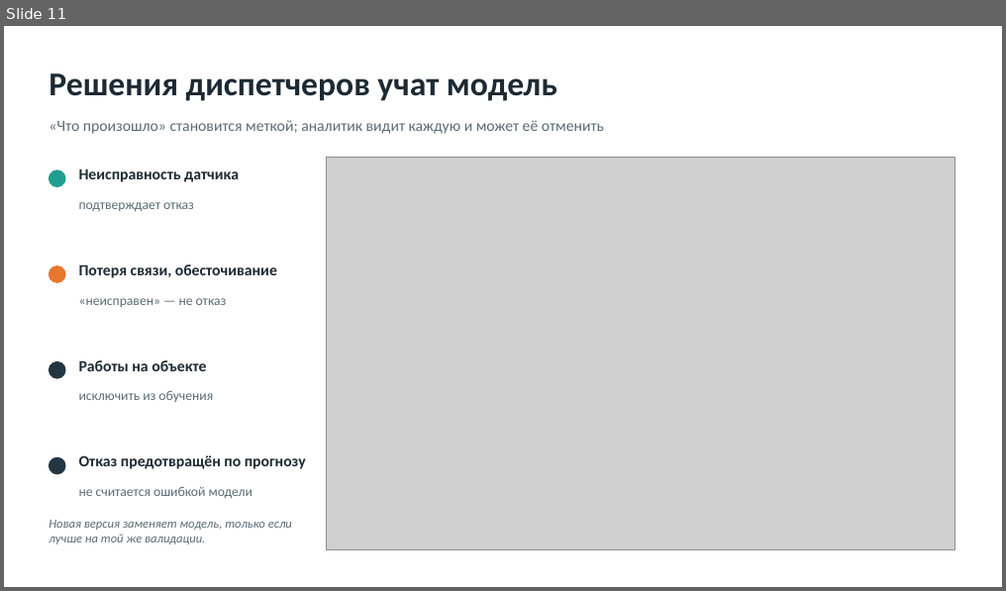
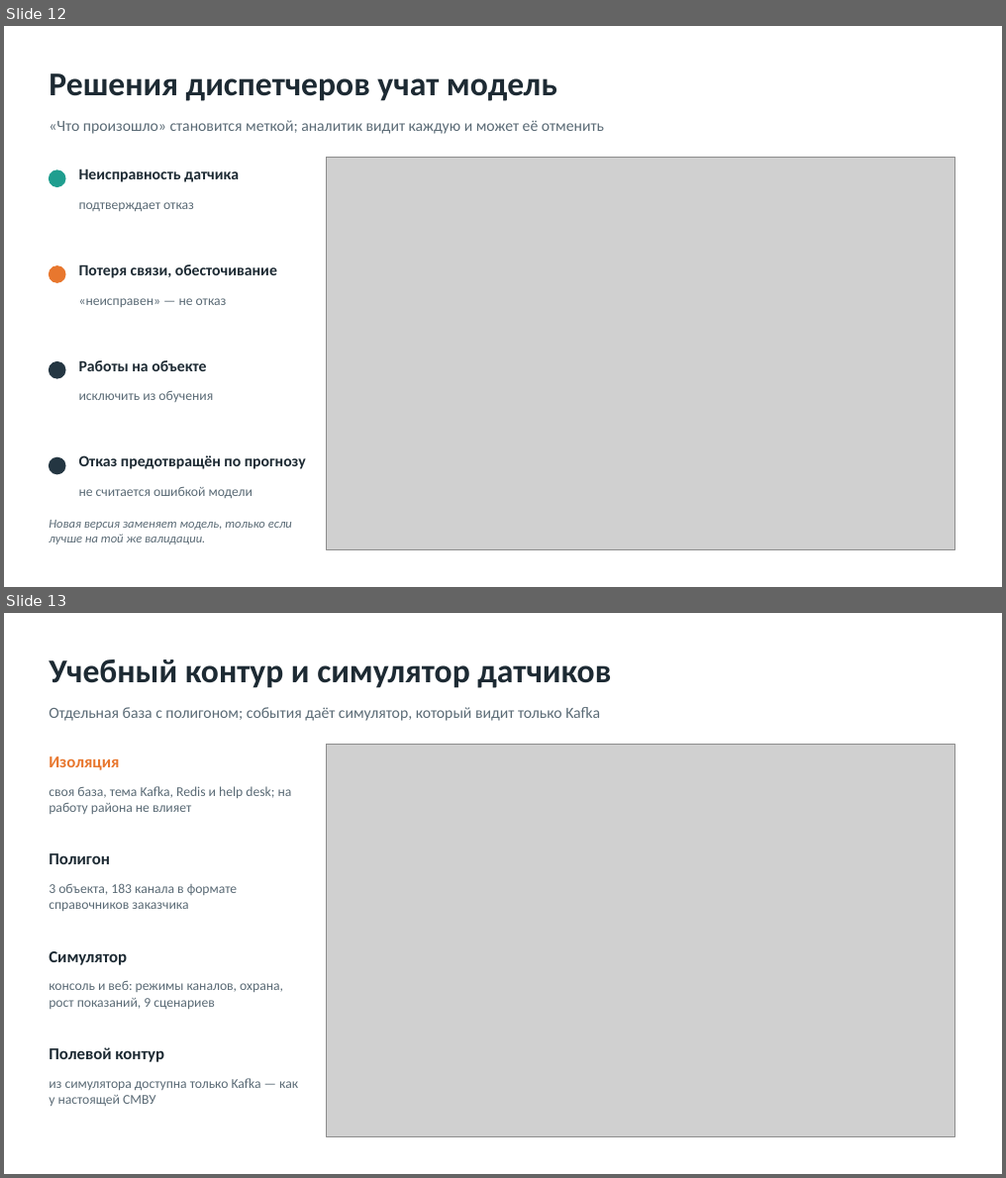
Before and after one commit to Microgit-dev/collector_incident_forecast, a slide deck: docs/delivery/out/Презентация.pptx. Shown one above the other, each under a label of ours: slide 11 before the commit, slides 12 and 13 after it. The pictures are 1006x591 and 1006x1178 pixels, drawn with LibreOffice and Linux fonts; fonts in the diff are those of the drawing; grey boxes stand for pictures. Boxes give left, top, right and bottom in pixels: in the first picture for what was removed or moved away, otherwise in the second. Text is boxed around its words. In the diff, an @@ line names an element or a change of style, - is before the commit and + after.

```diff
--- a/docs/delivery/out/Презентация.pptx
+++ b/docs/delivery/out/Презентация.pptx
@@ slide 13 added at <box>4,613,1002,1174</box>, background #FFFFFF @@
@@ text added at <box>49,660,611,688</box>, 32 pt, text #1D2A33, bold @@
+Учебный контур и симулятор датчиков
@@ text added at <box>49,707,600,721</box>, 15 pt, text #5B6B76 @@
+Отдельная база с полигоном; события даёт симулятор, который видит только Kafka
@@ text added at <box>49,757,119,770</box>, 16 pt, text #E8772E, bold @@
+Изоляция
@@ picture added at <box>326,744,954,1137</box> @@
@@ text added at <box>49,786,292,814</box>, 13 pt, text #5B6B76 @@
+своя база, тема Kafka, Redis и help desk; на работу района не влияет
@@ text added at <box>49,854,110,864</box>, 16 pt, text #1D2A33, bold @@
+Полигон
@@ text added at <box>49,883,237,911</box>, 13 pt, text #5B6B76 @@
+3 объекта, 183 канала в формате справочников заказчика
@@ text added at <box>49,952,127,965</box>, 16 pt, text #1D2A33, bold @@
+Симулятор
@@ text added at <box>49,981,283,1009</box>, 13 pt, text #5B6B76 @@
+консоль и веб: режимы каналов, охрана, рост показаний, 9 сценариев
@@ text added at <box>49,1048,164,1062</box>, 16 pt, text #1D2A33, bold @@
+Полевой контур
@@ text added at <box>49,1078,298,1106</box>, 13 pt, text #5B6B76 @@
+из симулятора доступна только Kafka — как у настоящей СМВУ
@@ what was slide 11 is now slide 12 @@
```
Also in this commit, not shown: 10 slides changed, 4 other slides added, 2 slides removed, 16 other files.
